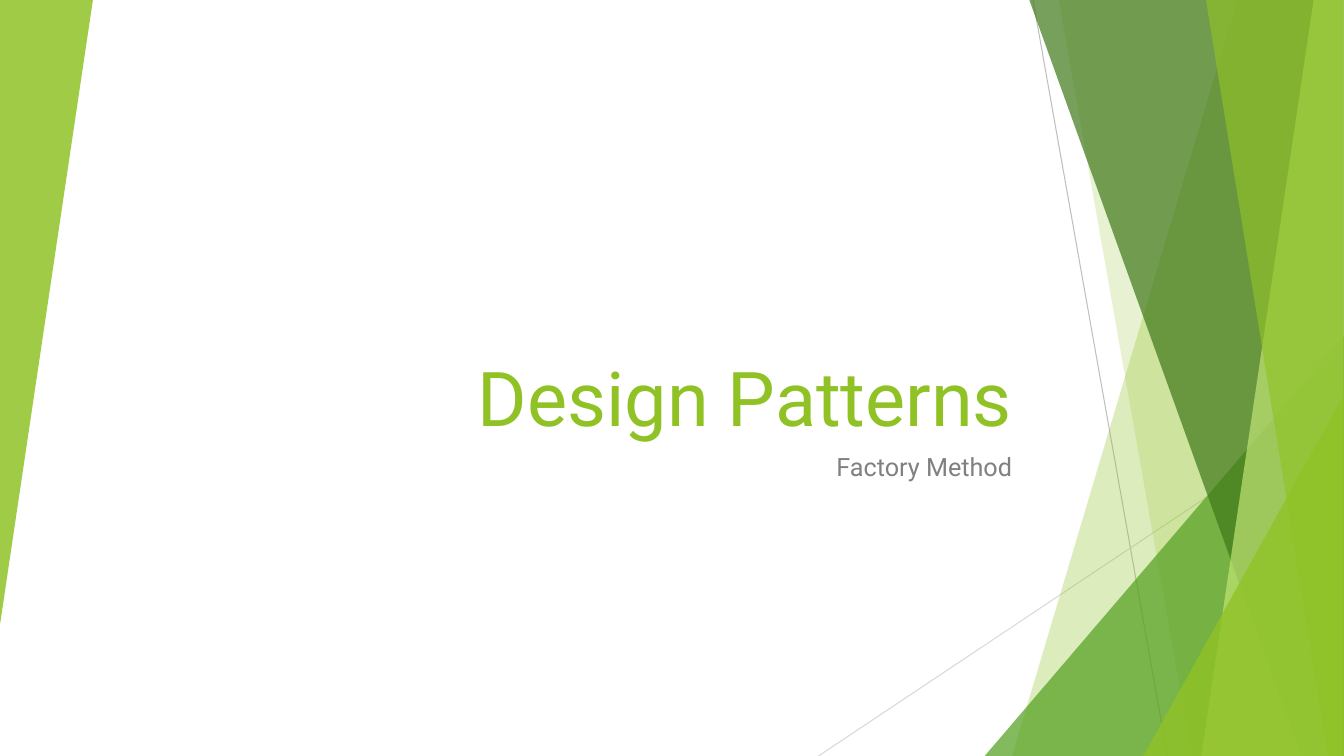
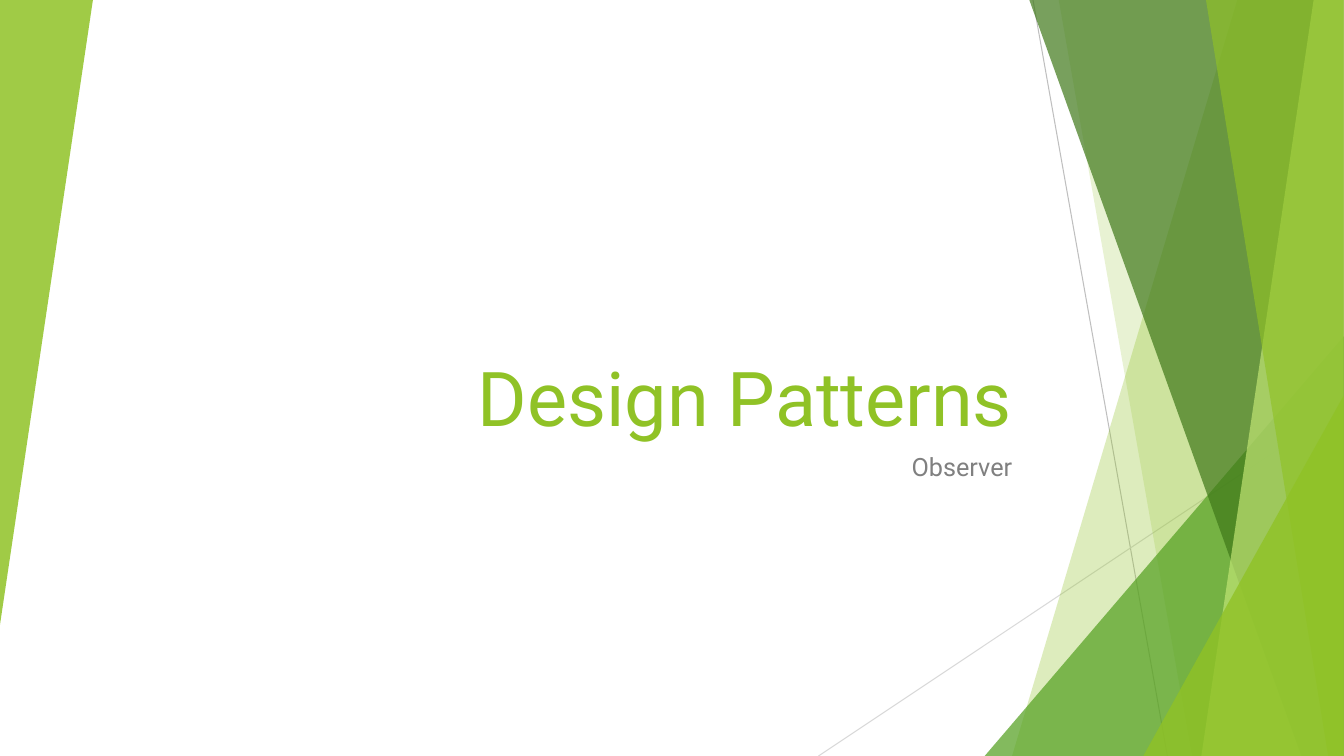
Before and after one commit to cmelende/Design-Patterns, a slide deck: slide 2 of Notes/Powerpoints/Observer.pptx (slide 1 before the commit). Drawn at 1344x756 pixels with LibreOffice and Linux fonts; fonts in the diff are those of the drawing. Boxes give left, top, right and bottom in pixels: in the first picture for what was removed or moved away, otherwise in the second. Text is boxed around its words. In the diff, an @@ line names an element or a change of style, - is before the commit and + after.

```diff
--- a/Notes/Powerpoints/Observer.pptx
+++ b/Notes/Powerpoints/Observer.pptx
@@ subtitle at bbox=[912, 457, 1012, 476]: text changed @@
-Factory Method
+Observer
```
Also in this commit, not shown: 2 other slides changed, 2 slides added, 4 slides removed.
